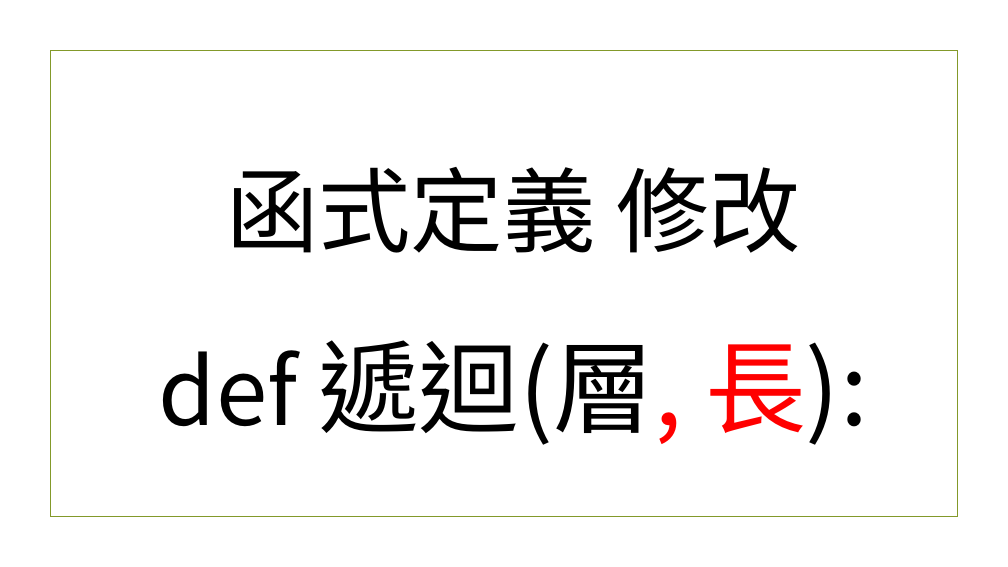
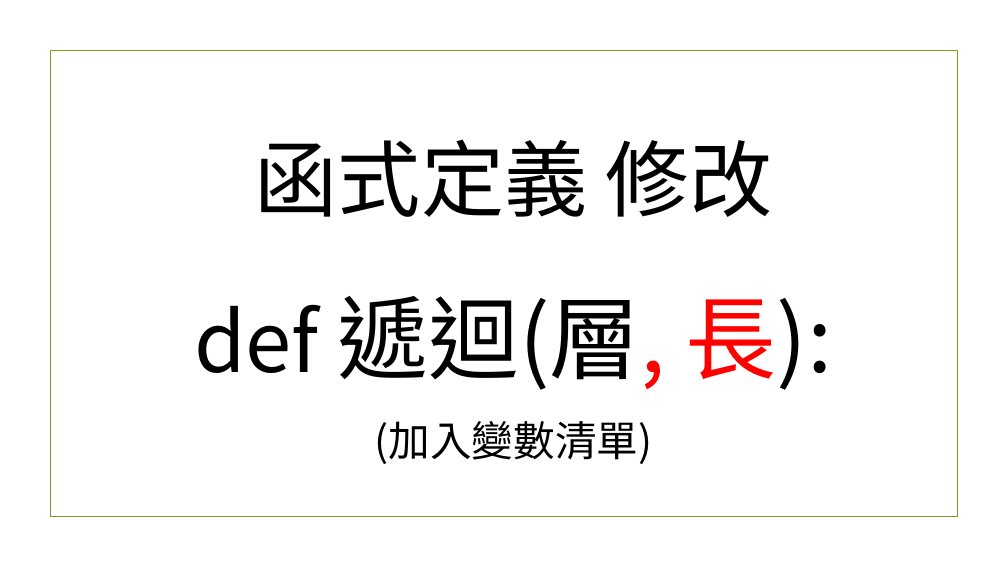
Before and after one commit to beardad1975/py4t, a slide deck: slide 31 of 課程資料/專題-海龜與樹/海龜與樹程式簡報.pptx (slide 28 before the commit). Drawn at 1008x567 pixels with LibreOffice and Linux fonts; fonts in the diff are those of the drawing; background and template pictures are left out. Boxes give left, top, right and bottom in pixels: in the first picture for what was removed or moved away, otherwise in the second. Text is boxed around its words. In the diff, an @@ line names an element or a change of style, - is before the commit and + after.

```diff
--- a/課程資料/專題-海龜與樹/海龜與樹程式簡報.pptx
+++ b/課程資料/專題-海龜與樹/海龜與樹程式簡報.pptx
@@ title at (x1=194, y1=139, x2=833, y2=464): text changed; size 88 to 79.2 pt @@
-函式定義 修改
-def 遞迴(層, 長):
+函式定義 修改
+def 遞迴(層, 長):
+(加入變數清單)
```
Also in this commit, not shown: 14 other slides changed, 27 slides added, 21 other files.
